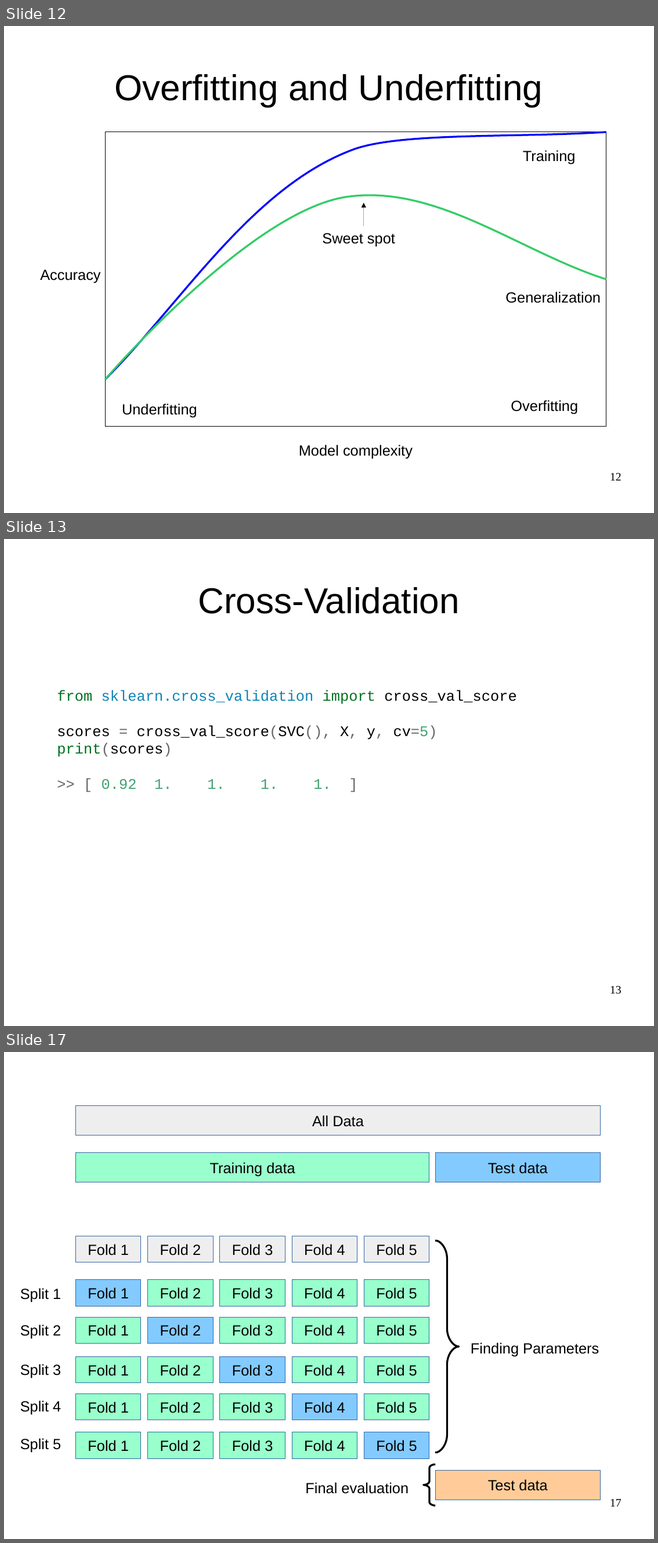
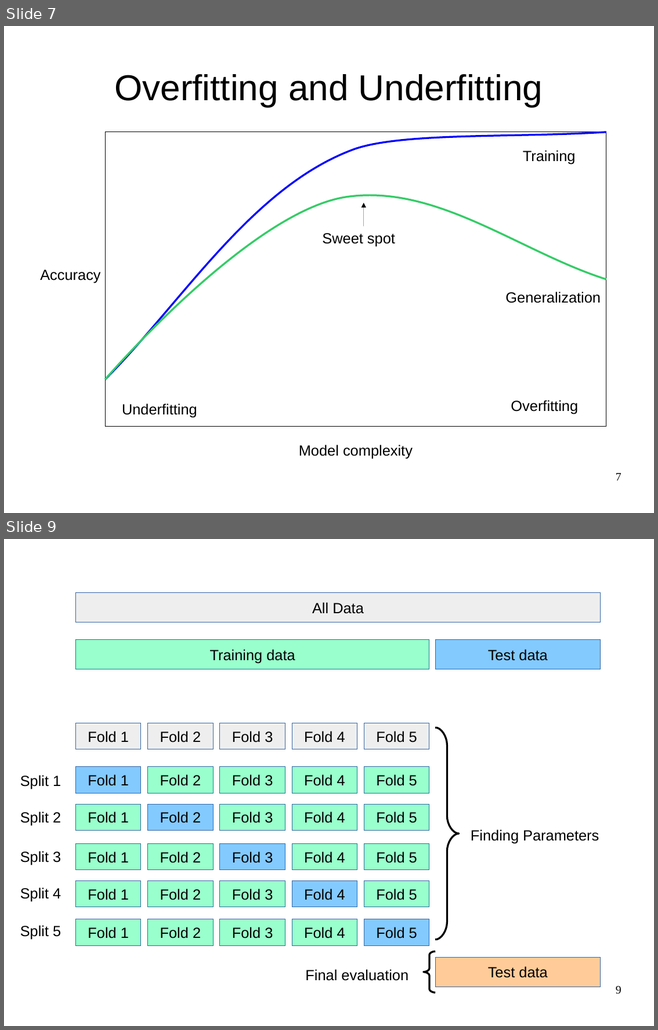
Before and after one commit to amueller/advanced-sklearn-boston-nlp-2016, a slide deck: advanced-sklearn-boston-nlp-2016.odp. Shown one above the other, each under a label of ours: slides 12, 13 and 17 before the commit, slides 7 and 9 after it; the slides between them are not shown. The pictures are 658x1543 and 658x1030 pixels, drawn with LibreOffice and Linux fonts; fonts in the diff are those of the drawing. Boxes give left, top, right and bottom in pixels: in the first picture for what was removed or moved away, otherwise in the second. Text is boxed around its words. In the diff, an @@ line names an element or a change of style, - is before the commit and + after.

```diff
--- a/advanced-sklearn-boston-nlp-2016.odp
+++ b/advanced-sklearn-boston-nlp-2016.odp
@@ slide 13 removed at <box>4,539,654,1026</box>, background #FFFFFF @@
@@ title removed at <box>198,587,459,614</box> @@
-Cross-Validation
@@ text removed at <box>57,690,517,790</box> @@
-from sklearn.cross_validation import cross_val_score
-scores = cross_val_score(SVC(), X, y, cv=5)
-print(scores)
->> [ 0.92 1. 1. 1. 1. ]
@@ page number removed at <box>610,986,621,994</box> @@
-13
@@ what was slide 12 is now slide 7 @@
@@ page number at <box>615,473,621,481</box>: text changed @@
-12
+7
@@ what was slide 17 is now slide 9 @@
@@ page number at <box>615,986,621,994</box>: text changed @@
-17
+9
```
Also in this commit, not shown: 4 slides changed, 1 slide added, 24 other slides removed, 2 other files.
